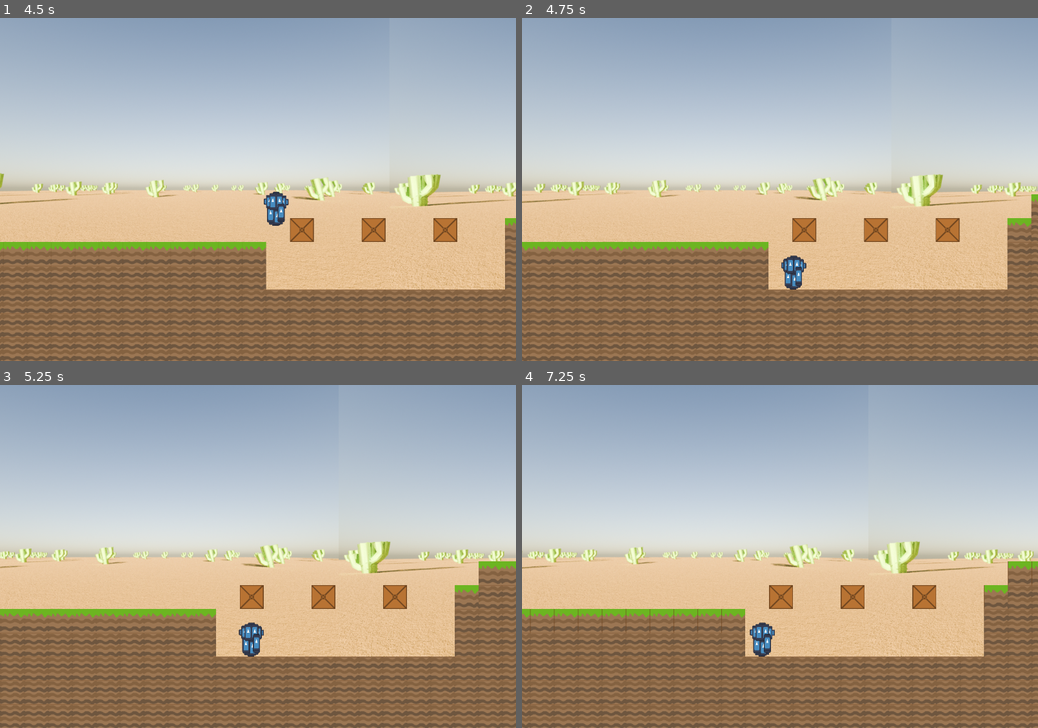
Above: before the commit, frames 1-4 (two rows, left to right).
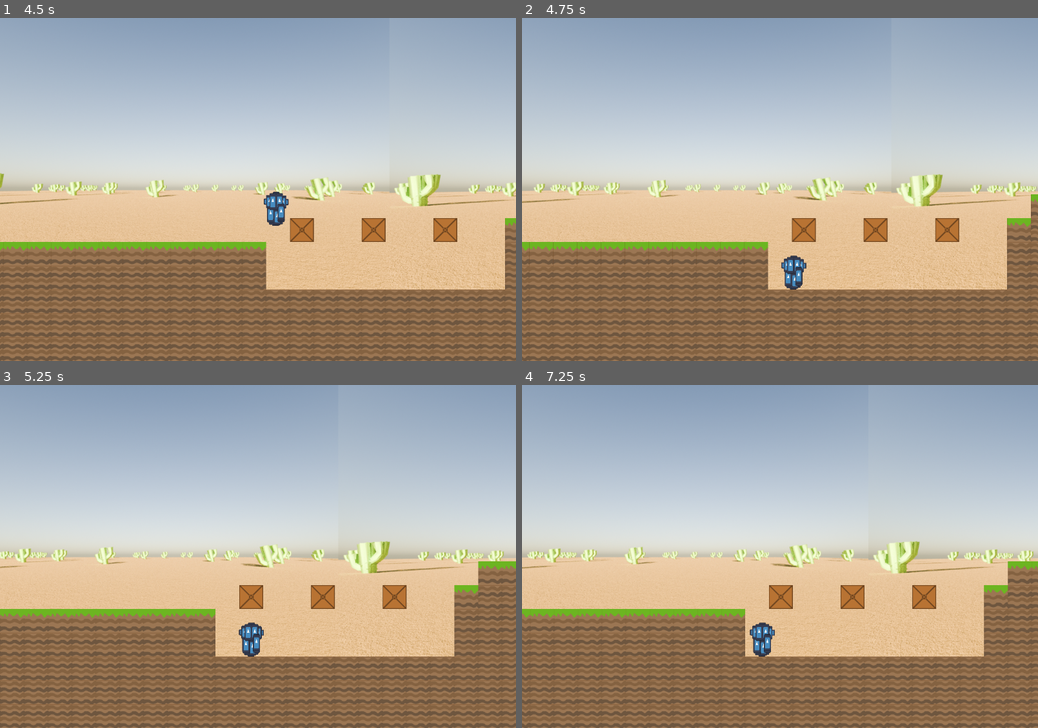
Above: after the commit, the same moments.

Repository: Burns3y/Pedro
Game: Godot game, scene res://scenes/levels/level 1.tscn
Two runs of this game, one before a commit and one after it. Both use one fixed random seed, a clock stepped at 60 frames per second and the inputs below. The engine's default icon, where the game draws it, is replaced by a stand-in: a white triangle on a blue panel in a dark square.
Inputs:
- Up to frame 1 (4.5 s): click "Start Game" at 0.5 s; tap Enter at 1.25 s; hold Right (right) 1.28-2.78 s; tap W (jump) at 1.52, 2.27, 3.77 s; hold Left (left) 2.78-3.53 s; hold Right (right) from 3.53 s (still down)
- Up to frame 2 (4.75 s): keep holding Right (right); tap W (jump) at 4.52 s
- Up to frame 3 (5.25 s): release Right (right) at 5.03 s; hold Left (left) from 5.03 s (still down)
- Up to frame 4 (7.25 s): tap W (jump) at 5.27, 6.77 s; release Left (left) at 5.78 s; hold Right (right) 5.78-6.53 s; hold Left (left) from 6.53 s (still down)

Frame 1 is identical in both runs. In frame 2, 0.6% of the frame differs, in the area x 0-100%, y 45-80%; in frame 3, 0.8%; in frame 4, 0.4%.

Commit message:
Changed tilemap box hitbox to remove walljump

Diff:
--- a/scenes/levels/level 1.tscn
+++ b/scenes/levels/level 1.tscn
@@ -15,7 +15,7 @@
 0:0/0 = 0
 0:0/0/physics_layer_0/linear_velocity = Vector2(0, 0)
 0:0/0/physics_layer_0/angular_velocity = 0.0
-0:0/0/physics_layer_0/polygon_0/points = PackedVector2Array(-50, -50, 50, -50, 50, 50, -50, 50)
+0:0/0/physics_layer_0/polygon_0/points = PackedVector2Array(-50, -50, 50, -50, 47.8858, 50, -47.6631, 50)
 1:0/0 = 0
 1:0/0/physics_layer_0/linear_velocity = Vector2(0, 0)
 1:0/0/physics_layer_0/angular_velocity = 0.0
